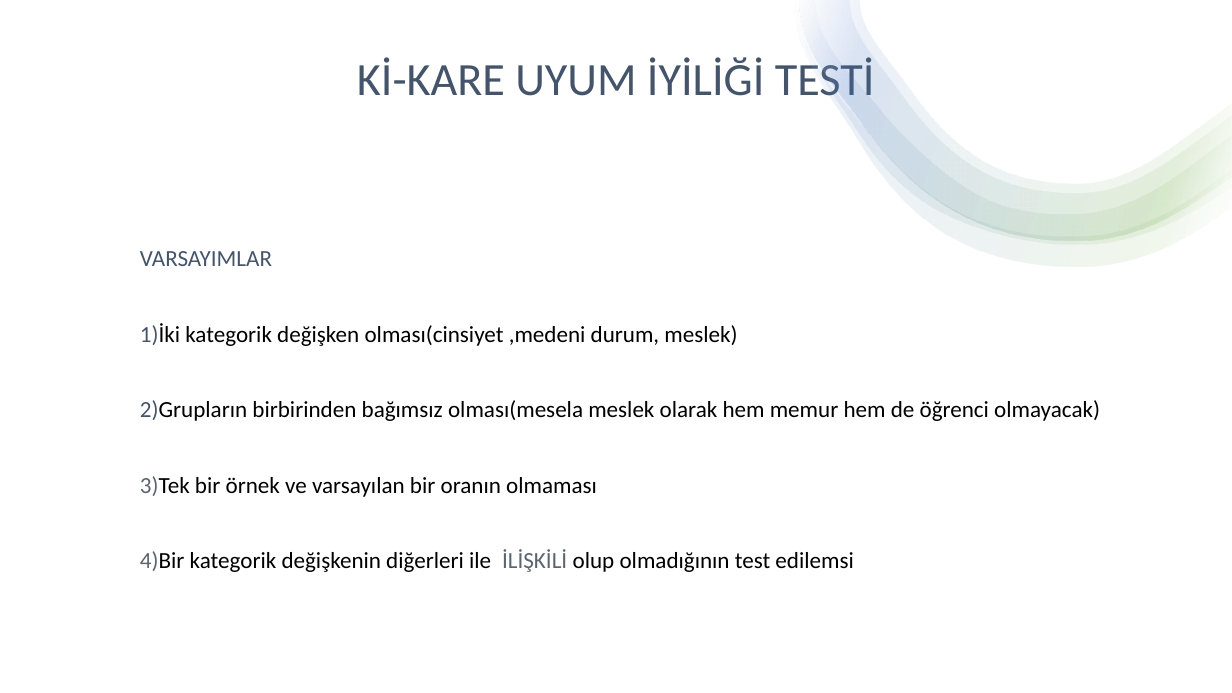
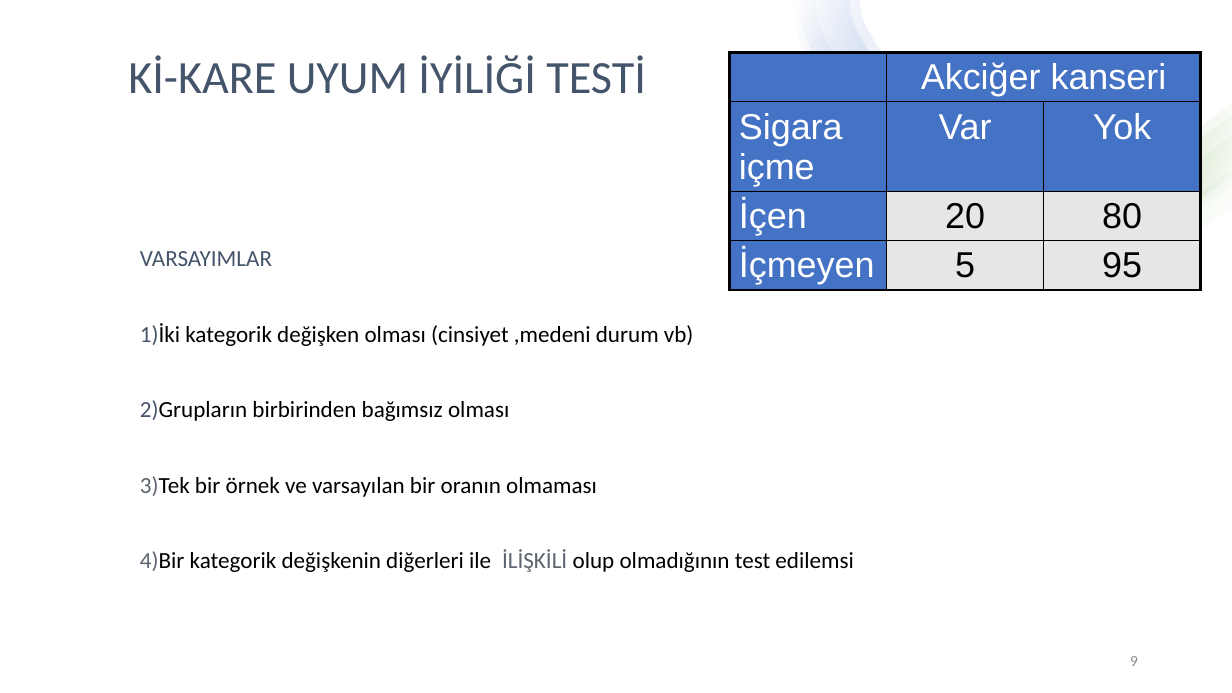
Before and after one commit to chnmzrkgithub/seminer, a slide deck: slide 9 of cihan.pptx (slide 11 before the commit). Drawn at 1232x693 pixels with LibreOffice and Linux fonts; fonts in the diff are those of the drawing. Boxes give left, top, right and bottom in pixels: in the first picture for what was removed or moved away, otherwise in the second. Text is boxed around its words. In the diff, an @@ line names an element or a change of style, - is before the commit and + after.

```diff
--- a/cihan.pptx
+++ b/cihan.pptx
@@ text "Kİ-KARE UYUM İYİLİĞİ TESTİ": place and size @@
-text "Kİ-KARE UYUM İYİLİĞİ TESTİ" at bbox=[357, 57, 875, 96]
+text "Kİ-KARE UYUM İYİLİĞİ TESTİ" at bbox=[128, 55, 646, 94]
@@ text "Kİ-KARE UYUM İYİLİĞİ TESTİ" at bbox=[128, 55, 646, 94]: alignment centre to left @@
@@ table added at bbox=[730, 53, 1202, 305], 4 rows, 3 columns @@
+ | Akciğer kanseri | 
+Sigara içme | Var | Yok
+İçen | 20 | 80
+İçmeyen | 5 | 95
@@ text at bbox=[140, 323, 694, 421]: text changed @@
-1)İki kategorik değişken olması(cinsiyet ,medeni durum, meslek)
-2)Grupların birbirinden bağımsız olması(mesela meslek olarak hem memur hem de öğrenci olmayacak)
+1)İki kategorik değişken olması (cinsiyet ,medeni durum vb)
+2)Grupların birbirinden bağımsız olması
@@ page number added at bbox=[1130, 656, 1138, 666], 12 pt, text #8C8C8C @@
+9
```
Also in this commit, not shown: 10 other slides changed, 2 slides added, 1 slide removed, 2 other files.
